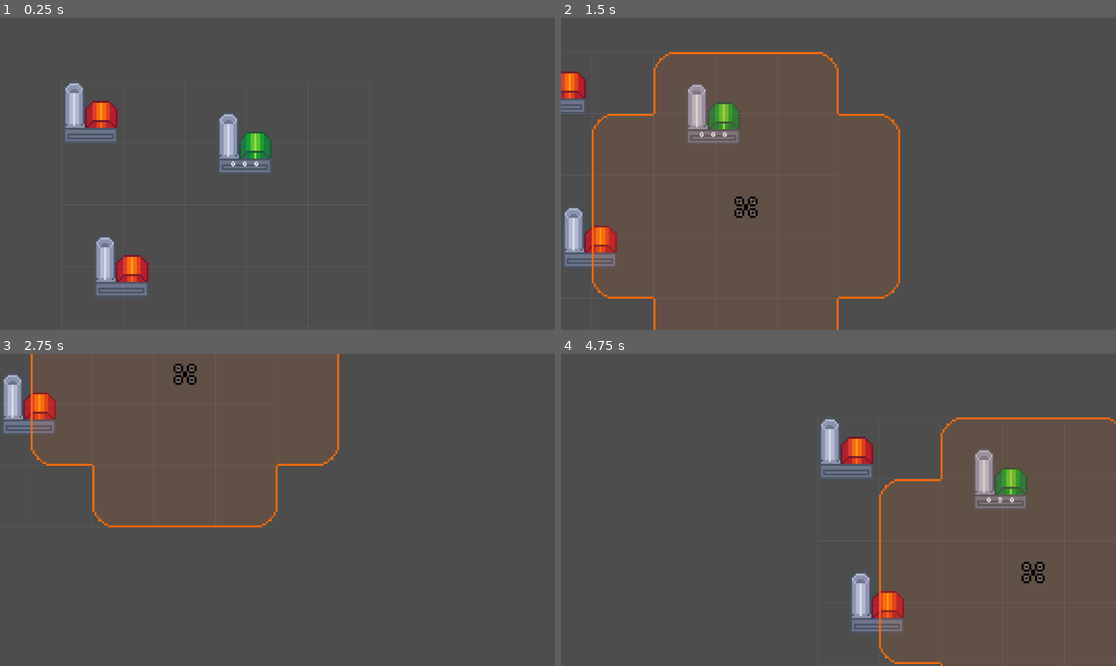
Above: before the commit, frames 1-4 (two rows, left to right).
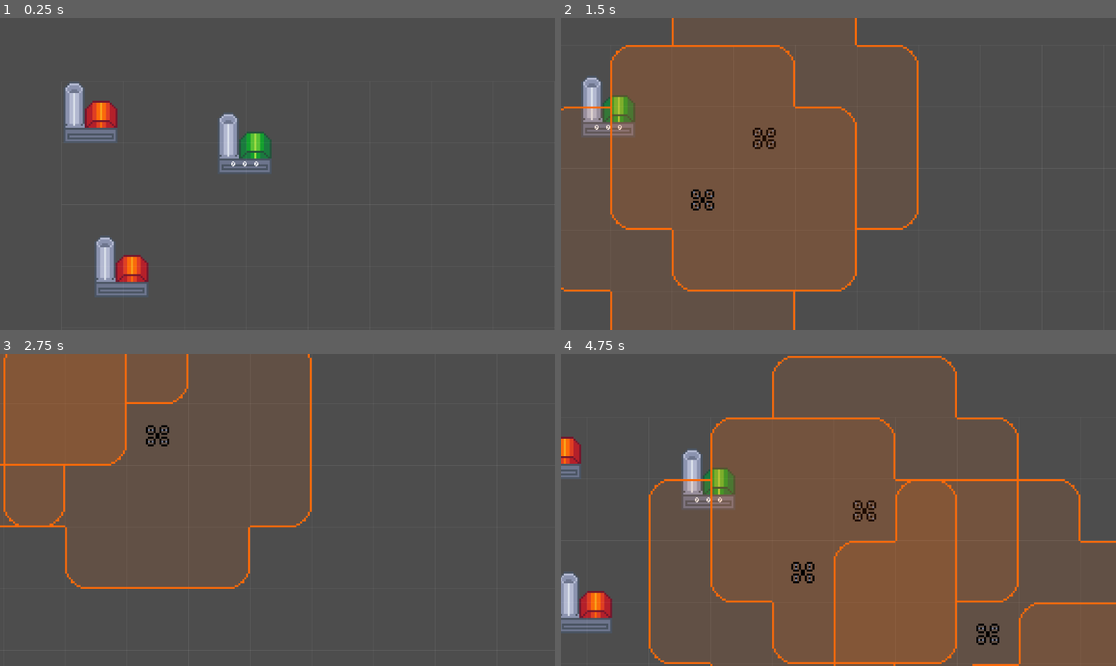
Above: after the commit, the same moments.

Repository: ZimtSnad/nauvis-enjoyers-bit-festival-2025
Game: Godot game, scene res://main.tscn
The game is run twice, just before and just after one commit, with the same random seed, the same clock (stepped at 60 frames per second) and the same inputs.
Inputs (mouse positions are in pixels of both pictures, inside the frame that each line leads up to):
- Up to frame 1 (0.25 s): no input
- Up to frame 2 (1.5 s): tap Enter at 0.5 s; move the mouse to (960, 158) at 0.52 s; hold Right (ui_right) 0.53-1.28 s; click (960, 158) at 0.67 s; move the mouse to (727, 189) at 1.27 s; hold Down (ui_down) from 1.28 s (still down); click (727, 189) at 1.42 s
- Up to frame 3 (2.75 s): move the mouse to (333, 441) at 2.02 s; release Down (ui_down) at 2.03 s; hold Right (ui_right) from 2.03 s (still down); click (333, 441) at 2.17 s
- Up to frame 4 (4.75 s): move the mouse to (810, 572) at 2.77 s; release Right (ui_right) at 2.78 s; hold Up (ui_up) 2.78-3.53 s; click (810, 572) at 2.92 s; move the mouse to (1005, 556) at 3.52 s; hold Left (ui_left) from 3.53 s (still down); click (1005, 556) at 3.67 s; move the mouse to (672, 463) at 4.27 s; click (672, 463) at 4.42 s

The runs differ from the first frame. In frame 1, less than 0.1% of the frame differs, in the area x 99-100%, y 59-60%; in frame 2, 10%; in frame 3, 12%; in frame 4, 36%, in the area x 0-100%, y 0-100%.

Commit message:
improved camera

Diff:
--- a/main.tscn
+++ b/main.tscn
@@ -22,7 +22,7 @@
 [node name="GridManager" type="Node2D" parent="."]
 script = ExtResource("3_272bh")
 cell_size = Vector2(128, 128)
-grid_size = Vector2(5, 5)
+grid_size = Vector2(30, 30)
 
 [node name="GridDrawer" type="Node2D" parent="." node_paths=PackedStringArray("grid_manager")]
 script = ExtResource("4_5vw27")
@@ -31,7 +31,7 @@
 [node name="BeaconManager" type="Node2D" parent="." node_paths=PackedStringArray("grid")]
 script = ExtResource("5_kek77")
 grid = NodePath("../GridManager")
-beacon_limit = 135
+beacon_limit = 5
 
 [node name="Player" parent="." node_paths=PackedStringArray("grid") instance=ExtResource("6_7mycd")]
 position = Vector2(448, 192)
--- a/project.godot
+++ b/project.godot
@@ -23,6 +23,33 @@
 
 enemies="Enemies xd"
 
+[input]
+
+left={
+"deadzone": 0.2,
+"events": [Object(InputEventKey,"resource_local_to_scene":false,"resource_name":"","device":-1,"window_id":0,"alt_pressed":false,"shift_pressed":false,"ctrl_pressed":false,"meta_pressed":false,"pressed":false,"keycode":0,"physical_keycode":65,"key_label":0,"unicode":97,"location":0,"echo":false,"script":null)
+, Object(InputEventKey,"resource_local_to_scene":false,"resource_name":"","device":-1,"window_id":0,"alt_pressed":false,"shift_pressed":false,"ctrl_pressed":false,"meta_pressed":false,"pressed":false,"keycode":0,"physical_keycode":4194319,"key_label":0,"unicode":0,"location":0,"echo":false,"script":null)
+]
+}
+right={
+"deadzone": 0.2,
+"events": [Object(InputEventKey,"resource_local_to_scene":false,"resource_name":"","device":-1,"window_id":0,"alt_pressed":false,"shift_pressed":false,"ctrl_pressed":false,"meta_pressed":false,"pressed":false,"keycode":0,"physical_keycode":68,"key_label":0,"unicode":100,"location":0,"echo":false,"script":null)
+, Object(InputEventKey,"resource_local_to_scene":false,"resource_name":"","device":-1,"window_id":0,"alt_pressed":false,"shift_pressed":false,"ctrl_pressed":false,"meta_pressed":false,"pressed":false,"keycode":0,"physical_keycode":4194321,"key_label":0,"unicode":0,"location":0,"echo":false,"script":null)
+]
+}
+down={
+"deadzone": 0.2,
+"events": [Object(InputEventKey,"resource_local_to_scene":false,"resource_name":"","device":-1,"window_id":0,"alt_pressed":false,"shift_pressed":false,"ctrl_pressed":false,"meta_pressed":false,"pressed":false,"keycode":0,"physical_keycode":83,"key_label":0,"unicode":115,"location":0,"echo":false,"script":null)
+, Object(InputEventKey,"resource_local_to_scene":false,"resource_name":"","device":-1,"window_id":0,"alt_pressed":false,"shift_pressed":false,"ctrl_pressed":false,"meta_pressed":false,"pressed":false,"keycode":0,"physical_keycode":4194322,"key_label":0,"unicode":0,"location":0,"echo":false,"script":null)
+]
+}
+up={
+"deadzone": 0.2,
+"events": [Object(InputEventKey,"resource_local_to_scene":false,"resource_name":"","device":-1,"window_id":0,"alt_pressed":false,"shift_pressed":false,"ctrl_pressed":false,"meta_pressed":false,"pressed":false,"keycode":0,"physical_keycode":87,"key_label":0,"unicode":119,"location":0,"echo":false,"script":null)
+, Object(InputEventKey,"resource_local_to_scene":false,"resource_name":"","device":-1,"window_id":0,"alt_pressed":false,"shift_pressed":false,"ctrl_pressed":false,"meta_pressed":false,"pressed":false,"keycode":0,"physical_keycode":4194320,"key_label":0,"unicode":0,"location":0,"echo":false,"script":null)
+]
+}
+
 [rendering]
 
 textures/canvas_textures/default_texture_filter=0
--- a/scenes/player.tscn
+++ b/scenes/player.tscn
@@ -12,5 +12,4 @@
 shape = SubResource("CircleShape2D_3vyb7")
 
 [node name="Camera2D" type="Camera2D" parent="."]
-position_smoothing_enabled = true
 position_smoothing_speed = 8.0
--- a/scripts/player.gd
+++ b/scripts/player.gd
@@ -6,9 +6,11 @@
 
 @export var zoom_speed: float = 0.1
 @export var zoom_smoothness: float = 0.2
+@export var move_smoothness: float = 0.2
 @export var min_zoom: float = 0.5
 @export var max_zoom: float = 2.0
 
+var target_pos: Vector2
 var target_zoom: Vector2
 var mouse_world_pre_zoom: Vector2
 
@@ -18,6 +20,7 @@
 # Called when the node enters the scene tree for the first time.
 func _ready() -> void:
 	target_zoom = camera.zoom
+	target_pos = self.position
 	x_bound = grid.cell_size[0] * grid.grid_size[0]
 	y_bound = grid.cell_size[1] * grid.grid_size[1]
 	pass
@@ -26,15 +29,24 @@
 # Called every frame. 'delta' is the elapsed time since the previous frame.
 func _process(delta: float) -> void:
 
-	var dir_x = Input.get_axis("ui_left", "ui_right")
-	var dir_y = Input.get_axis("ui_up", "ui_down")
+	var dir_x = Input.get_axis("left", "right")
+	var dir_y = Input.get_axis("up", "down")
+	target_pos += Vector2(dir_x * delta, dir_y * delta) * velocity * (Vector2(1, 1)/camera.zoom)
 
-	self.translate(Vector2(dir_x * delta, dir_y * delta) * velocity)
+	target_pos = clamp(target_pos, Vector2(0, 0), Vector2(x_bound, y_bound))
 
-	self.position.x = max(0, min(x_bound, self.position.x))
-	self.position.y = max(0, min(y_bound, self.position.y))
+	self.position = lerp(self.position, target_pos, move_smoothness)
 
-	camera.zoom = lerp(camera.zoom, target_zoom, zoom_smoothness)
+	if(pow((camera.zoom.x - target_zoom.x), 2) + pow((camera.zoom.y - target_zoom.y), 2) < 0.001):
+		target_zoom = camera.zoom
+
+	if(camera.zoom != target_zoom):
+		mouse_world_pre_zoom = get_global_mouse_position()
+		camera.zoom = lerp(camera.zoom,target_zoom, zoom_smoothness)
+		self.position -= (get_global_mouse_position() - mouse_world_pre_zoom)
+		self.target_pos -= (get_global_mouse_position() - mouse_world_pre_zoom)
+
+
 
 
 func _unhandled_input(event: InputEvent) -> void:
@@ -55,5 +67,4 @@
 	_zoom_at_mouse(1.0 - zoom_speed)
 
 func _zoom_at_mouse(scale_factor: float) -> void:
-
 	target_zoom = (target_zoom * scale_factor).clamp(Vector2(min_zoom, min_zoom), Vector2(max_zoom, max_zoom))
